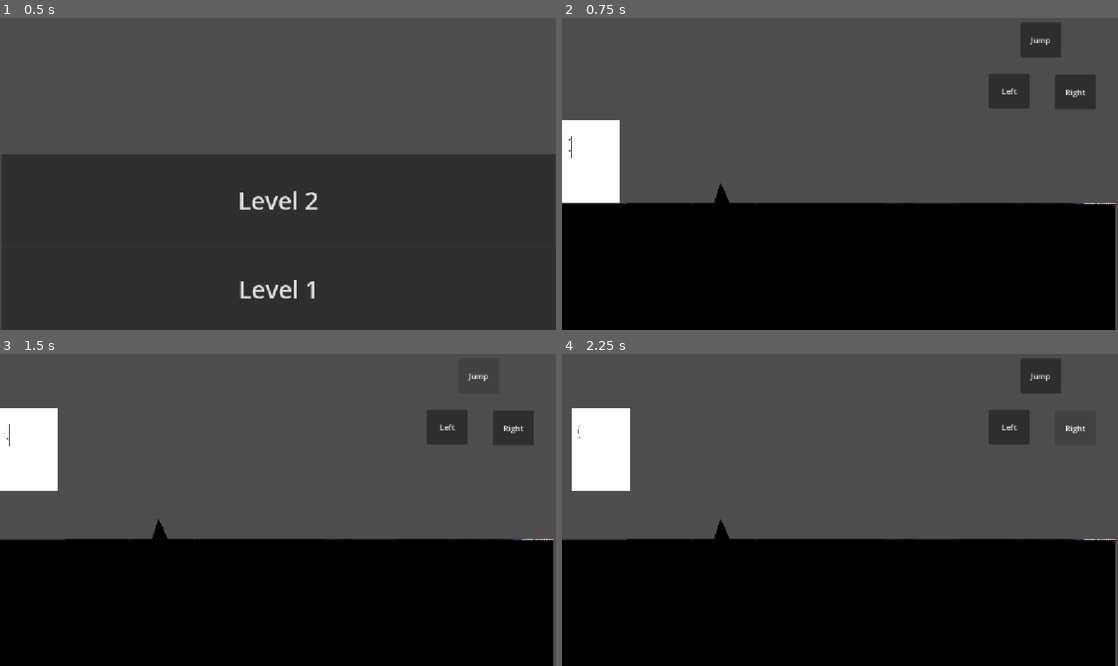
Above: before the commit, frames 1-4 (two rows, left to right).
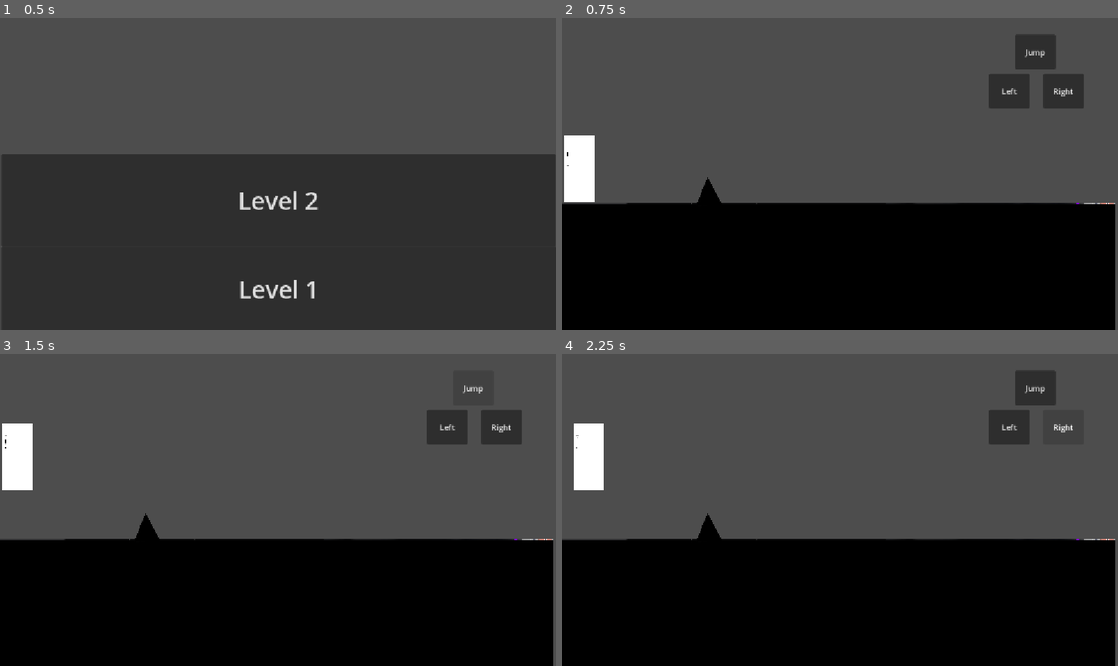
Above: after the commit, the same moments.

Repository: harshilarora250/shadow-swap
Game: Godot game, scene res://welcome-screen.tscn
Same seed, same stepped clock (60 frames per second), same inputs: the game is played once before the commit and once after it.
Inputs:
- Up to frame 1 (0.5 s): no input
- Up to frame 2 (0.75 s): click "Level 1" at 0.5 s
- Up to frame 3 (1.5 s): click "Jump" at 1.25 s
- Up to frame 4 (2.25 s): click "Right" at 2 s

Frame 1 is identical in both runs. In frame 2, 3.1% of the frame differs, in the area x 0-96%, y 1-60%; in frame 3, 2.5%; in frame 4, 2.7%.

Commit message:
Kill system don't work

Diff:
--- a/shadow-swap---game/Level1.tscn
+++ b/shadow-swap---game/Level1.tscn
@@ -3,6 +3,7 @@
 [ext_resource type="Texture2D" uid="uid://dfaomx3phmddr" path="res://light-shadow.png" id="1_kyxg0"]
 [ext_resource type="Script" uid="uid://ykh2qwn3k8vw" path="res://Movement.gd" id="1_mc20k"]
 [ext_resource type="Texture2D" uid="uid://dqscssi2nxo1m" path="res://light-floor.png" id="2_mc20k"]
+[ext_resource type="Script" uid="uid://csd5krvw7a5tx" path="res://idk.gd" id="4_dn5ey"]
 [ext_resource type="Texture2D" uid="uid://wey4jmxuht32" path="res://spike-design-nobg.png" id="4_dwyiq"]
 
 [node name="Node2D" type="Node2D" unique_id=1661667589]
@@ -16,10 +17,10 @@
 texture = ExtResource("2_mc20k")
 
 [node name="MoveRight" type="Button" parent="." unique_id=929523578]
-offset_left = 1022.0
-offset_top = 119.0
-offset_right = 1106.0
-offset_bottom = 191.0
+offset_left = 997.0
+offset_top = 117.0
+offset_right = 1081.0
+offset_bottom = 189.0
 text = "Right"
 
 [node name="MoveLeft" type="Button" parent="." unique_id=58479909]
@@ -30,25 +31,39 @@
 text = "Left"
 
 [node name="Jump" type="Button" parent="." unique_id=1828002947]
-offset_left = 950.0
-offset_top = 11.0
-offset_right = 1034.0
-offset_bottom = 83.0
+offset_left = 939.0
+offset_top = 36.0
+offset_right = 1023.0
+offset_bottom = 108.0
 text = "Jump"
 
-[node name="Sprite2D" type="Sprite2D" parent="." unique_id=473182154]
-position = Vector2(60.875008, 300)
-scale = Vector2(0.081802726, 0.17991634)
+[node name="Spike" type="StaticBody2D" parent="." unique_id=1166773025]
+position = Vector2(-5, 5)
+
+[node name="Sprite2D" type="Sprite2D" parent="Spike" unique_id=1112203739]
+position = Vector2(310.00003, 355.99997)
+scale = Vector2(0.17668778, 0.18130165)
+texture = ExtResource("4_dwyiq")
+
+[node name="CollisionShape2D" type="CollisionShape2D" parent="Spike" unique_id=627110266]
+
+[node name="Area2D" type="Area2D" parent="Spike" unique_id=1690647364]
+position = Vector2(308, 369)
+script = ExtResource("4_dn5ey")
+
+[node name="CollisionShape2D" type="CollisionShape2D" parent="Spike/Area2D" unique_id=2122428450]
+
+[node name="Sprite2D" type="Sprite2D" parent="." unique_id=2056235712]
+position = Vector2(36, 314)
+scale = Vector2(0.043197326, 0.14644352)
 texture = ExtResource("1_kyxg0")
 
-[node name="Spikes" type="StaticBody2D" parent="." unique_id=396946848]
-position = Vector2(143, 95)
+[node name="Area2D" type="Area2D" parent="Sprite2D" unique_id=1999305006]
+position = Vector2(-115.74805, 13.6571045)
 
-[node name="Sprite2D" type="Sprite2D" parent="Spikes" unique_id=181603337]
-position = Vector2(188.00002, 272.75)
-scale = Vector2(0.12236282, 0.14772728)
-texture = ExtResource("4_dwyiq")
+[node name="CollisionShape2D" type="CollisionShape2D" parent="Sprite2D/Area2D" unique_id=696103712]
 
 [connection signal="pressed" from="MoveRight" to="." method="_on_move_right_pressed"]
 [connection signal="pressed" from="MoveLeft" to="." method="_on_move_left_pressed"]
 [connection signal="pressed" from="Jump" to="." method="_on_jump_pressed"]
+[connection signal="area_entered" from="Sprite2D/Area2D" to="." method="_on_area_2d_area_entered"]
--- a/shadow-swap---game/Movement.gd
+++ b/shadow-swap---game/Movement.gd
@@ -22,5 +22,9 @@
 
 func _on_jump_pressed() -> void:
 	sprite.position.y -= 100
-	await get_tree().create_timer(1.2).timeout
+	await get_tree().create_timer(1.4).timeout
 	sprite.position.y += 100
+
+func _on_area_2d_area_entered(area: Area2D) -> void:
+	print("Hit!")
+	get_tree().reload_current_scene()
--- /dev/null
+++ b/shadow-swap---game/idk.gd
@@ -0,0 +1,15 @@
+extends Area2D
+
+
+# Called when the node enters the scene tree for the first time.
+func _ready() -> void:
+	pass # Replace with function body.
+
+
+# Called every frame. 'delta' is the elapsed time since the previous frame.
+func _process(delta: float) -> void:
+	pass
+
+
+func _on_area_2d_body_entered(body: Node2D) -> void:
+	pass # Replace with function body.
Not shown, added: shadow-swap---game/idk.gd.uid
